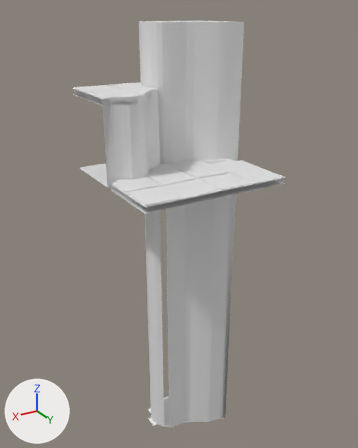
What one commit did to the FBX model Assets/Data/Level/Biomes/AbyssalRuins/Models/K_CliffDrop_AABC.fbx.
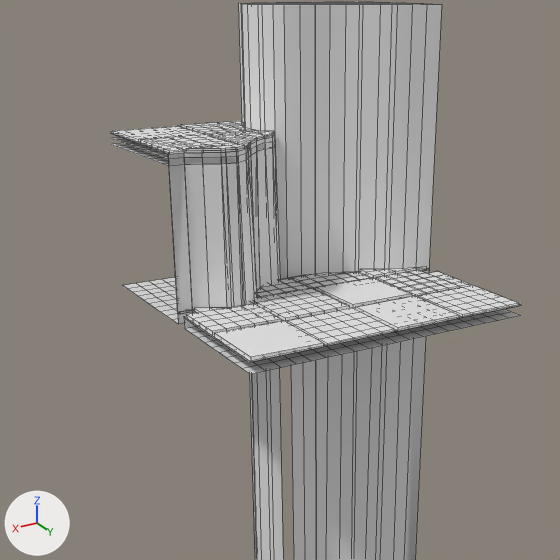
There are two pictures of each version: one whole from a camera (50 mm lens) standing at (8.09, 13.61, 4.82) and looking at (-0.39, -0.52, -2.24), one close up on the part from 4% to 85% of the width and 4% to 69% of the height. Lighting does not change. The marker at lower left points along +X, +Y and +Z. The last two pictures show the newer version. The close-ups show mesh edges as thin lines. Where no turn or scale is listed for an object, it has been applied to the vertices.

The scene before the commit, as lines of its bpy script (objects in view):
```python
me_k_cliffdrop_aabc = bpy.data.meshes.new('K_CliffDrop_AABC')
me_k_cliffdrop_aabc.from_pydata(...)  # 1028 vertices, 812 faces; spans x -2.5..2.5, y -2.5..2.5, z -12.0..2.54
# faces by material slot: [553, 194, 49, 16]
me_k_cliffdrop_aabc.materials.append(mat_joint)  # white #e7e7e7
me_k_cliffdrop_aabc.materials.append(mat_floor)  # white #e7e7e7
me_k_cliffdrop_aabc.materials.append(mat_chasm)  # white #e7e7e7
me_k_cliffdrop_aabc.materials.append(mat_cliff)  # white #e7e7e7
me_k_cliffdrop_aabc_colcliff7 = bpy.data.meshes.new('K_CliffDrop_AABC_ColCliff7')
me_k_cliffdrop_aabc_colcliff7.from_pydata(...)  # 242 vertices, 221 faces; spans x 0.0..2.5, y -2.5..0.26, z -0.2..2.4
me_k_cliffdrop_aabc_colground0 = bpy.data.meshes.new('K_CliffDrop_AABC_ColGround0')
me_k_cliffdrop_aabc_colground0.from_pydata(...)  # 554 vertices, 516 faces; spans x -2.5..2.5, y -0.79..2.5, z -0.2..0.0
ob_k_cliffdrop_aabc = bpy.data.objects.new('K_CliffDrop_AABC', me_k_cliffdrop_aabc)
ob_k_cliffdrop_aabc.location = (0.0, 0.0, 0.0)
ob_k_cliffdrop_aabc_colcliff7 = bpy.data.objects.new('K_CliffDrop_AABC_ColCliff7', me_k_cliffdrop_aabc_colcliff7)
ob_k_cliffdrop_aabc_colcliff7.location = (0.0, 0.0, 0.0)
ob_k_cliffdrop_aabc_colground0 = bpy.data.objects.new('K_CliffDrop_AABC_ColGround0', me_k_cliffdrop_aabc_colground0)
ob_k_cliffdrop_aabc_colground0.location = (0.0, 0.0, 0.0)
# also in view: 'K_CliffDrop_AABC_ColGround7' at (1.25, -1.12, 2.4); 'K_CliffDrop_AABC_ColWaterBlocker3' at (-1.08, -1.25, 2.05)
```
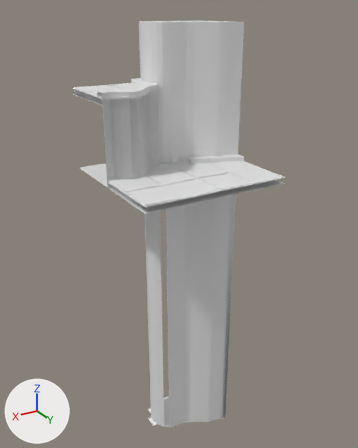
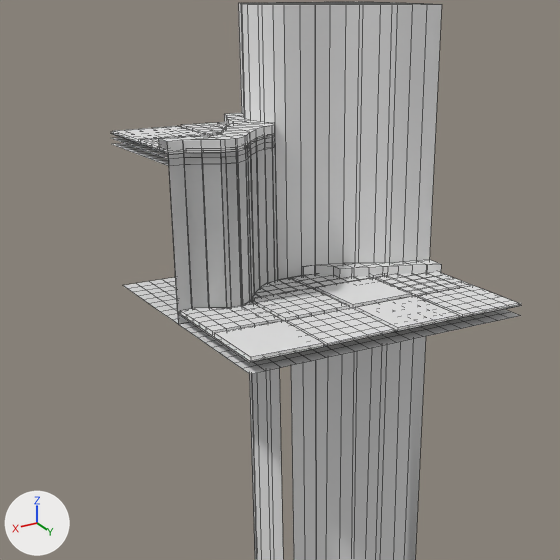
The change in detail:
me_k_cliffdrop_aabc is used by ob_k_cliffdrop_aabc; location (0.0, 0.0, 0.0).
me_k_cliffdrop_aabc had 1028 vertices, 812 faces and spanned x -2.5..2.5, y -2.5..2.5, z -12.0..2.54.
me_k_cliffdrop_aabc now has 1168 vertices, 963 faces and spans x -2.5..2.5, y -2.5..2.5, z -12.0..2.66.
me_k_cliffdrop_aabc part 1: 97 vertices added at x 0.0..2.5, y -2.5..0.26, z 2.47..2.66.
me_k_cliffdrop_aabc part 2: 18 vertices removed from x -2.23..2.24, y -0.77..0.27, z -0.03; 61 vertices added at x -2.5..2.46, y -0.8..0.35, z -0.03..0.16.

Location of each change, (x1, y1, x2, y2) in pixels of the close-ups (560 x 560 px):
'K_CliffDrop_AABC', reshaped
    before: (112, 121, 521, 560)
    after: (112, 113, 521, 560)
part 1 of me_k_cliffdrop_aabc, added
    after: (158, 113, 275, 153)
part 2 of me_k_cliffdrop_aabc, cut back
    before: (168, 137, 280, 313)
    after: (180, 137, 441, 317)
